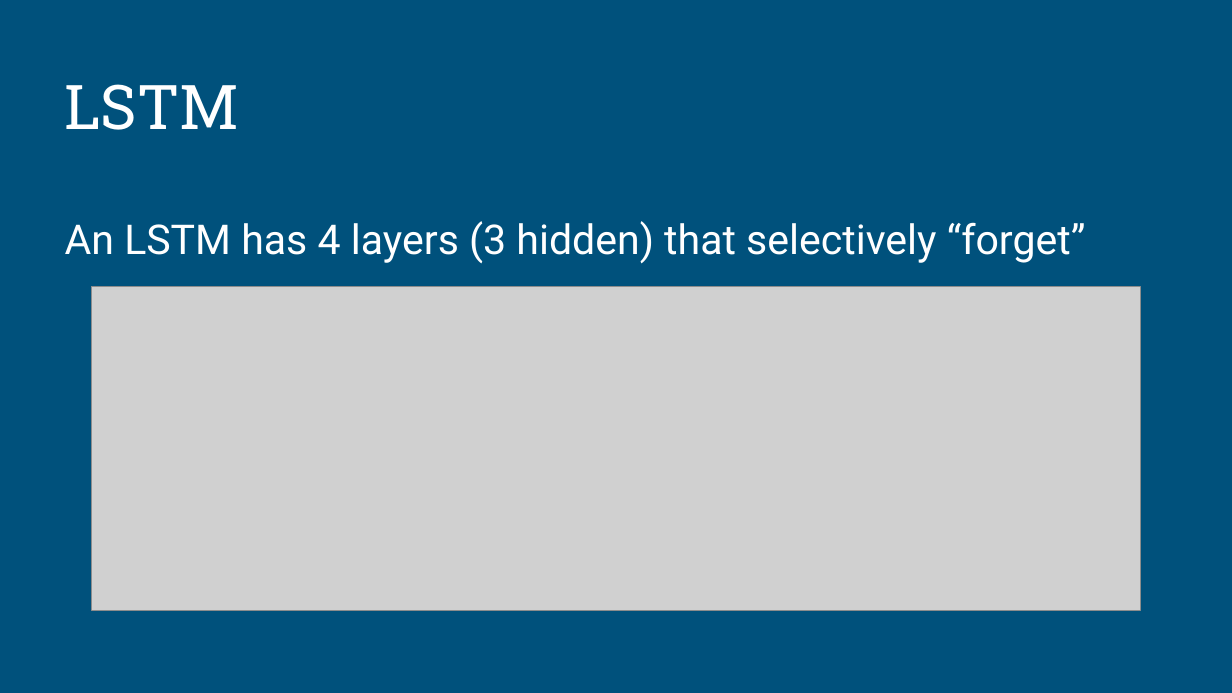
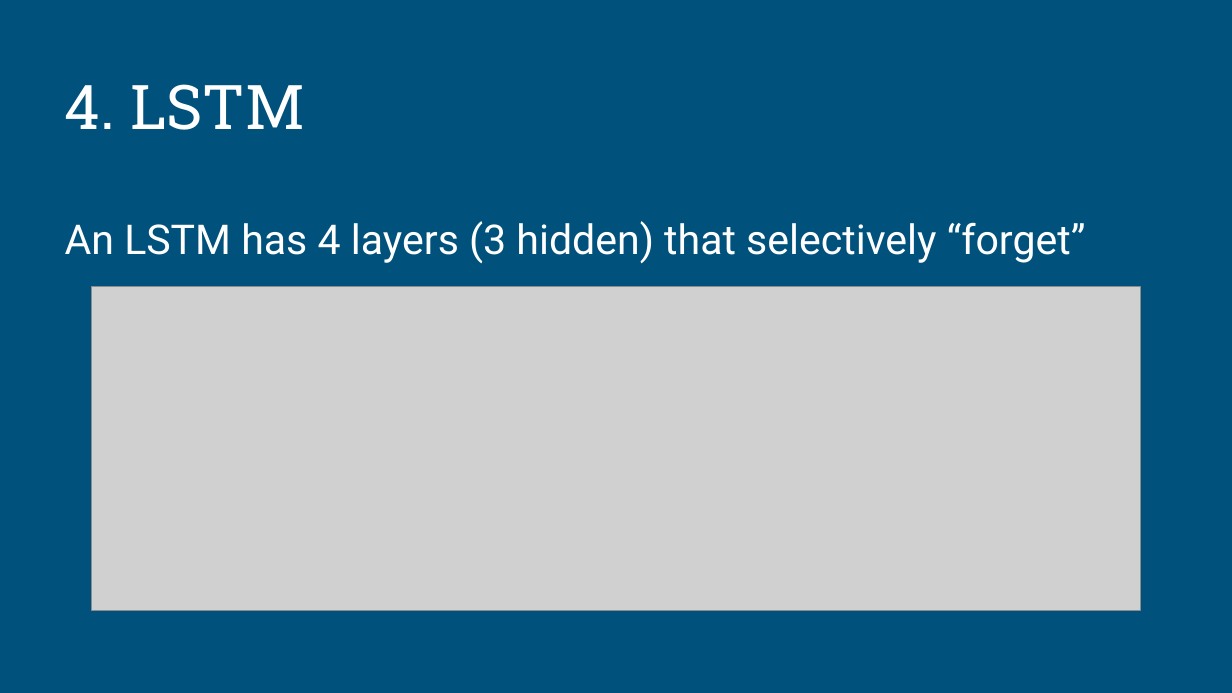
Before and after one commit to nlpia/nlpia-bot, a slide deck: slide 12 of docs/2019-08-22--San Diego Python User Group -- How to Build a Chatbot.odp. Drawn at 1232x693 pixels with LibreOffice and Linux fonts; fonts in the diff are those of the drawing; grey boxes stand for pictures. Boxes give left, top, right and bottom in pixels: in the first picture for what was removed or moved away, otherwise in the second. Text is boxed around its words. In the diff, an @@ line names an element or a change of style, - is before the commit and + after.

```diff
--- a/docs/2019-08-22--San Diego Python User Group -- How to Build a Chatbot.odp
+++ b/docs/2019-08-22--San Diego Python User Group -- How to Build a Chatbot.odp
@@ title at [65, 84, 304, 130]: text changed @@
-LSTM
+4. LSTM
```
Also in this commit, not shown: 5 other slides changed, 1 slide added, 31 other files.
